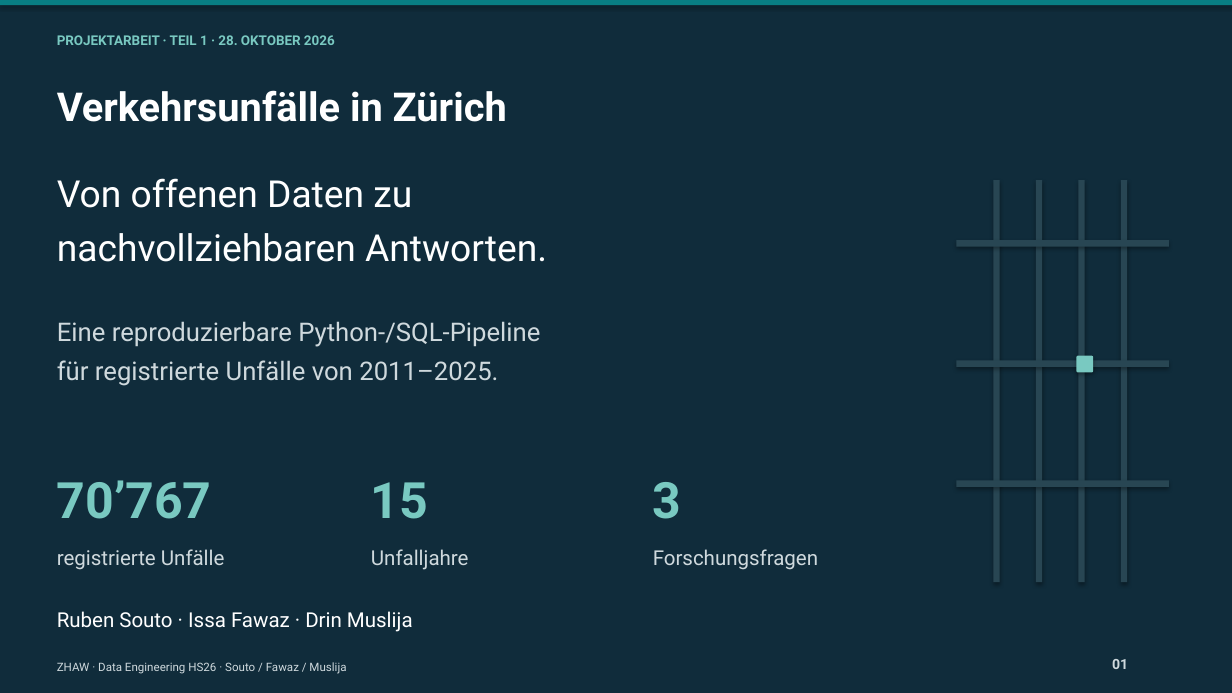
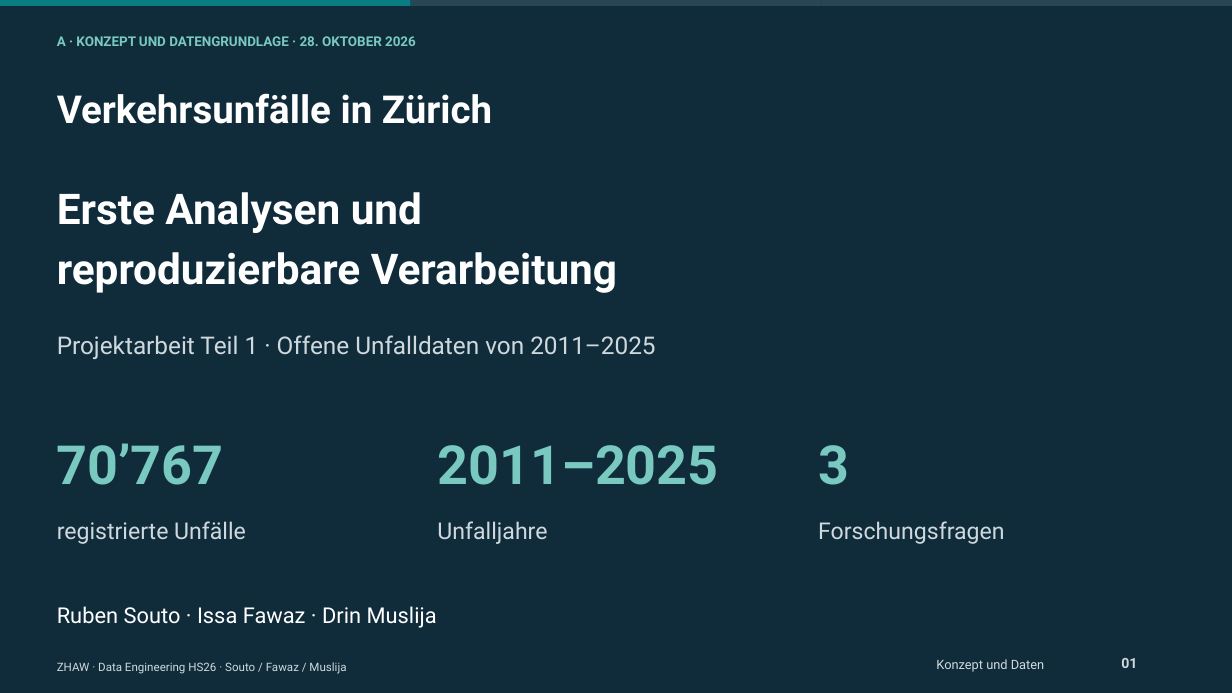
Before and after one commit to soutorub/de_projektarbeit_hs_2026_zhaw, a slide deck: slide 1 of presentations/teil1_verkehrsunfaelle_zuerich.pptx. Drawn at 1232x693 pixels with LibreOffice and Linux fonts; fonts in the diff are those of the drawing. Boxes give left, top, right and bottom in pixels: in the first picture for what was removed or moved away, otherwise in the second. Text is boxed around its words. In the diff, an @@ line names an element or a change of style, - is before the commit and + after.

Commit message:
Teil-1-Unterlagen fachlich überarbeiten und Windows-Prüfung korrigieren

```diff
--- a/presentations/teil1_verkehrsunfaelle_zuerich.pptx
+++ b/presentations/teil1_verkehrsunfaelle_zuerich.pptx
@@ rectangle: place and size @@
-rectangle at bbox=[0, 0, 1232, 6]
+rectangle at bbox=[0, 0, 411, 6]
@@ rectangle at bbox=[0, 0, 411, 6]: shadow off @@
@@ rectangle added at bbox=[411, 0, 823, 6], fill #284653 @@
@@ rectangle added at bbox=[822, 0, 1232, 6], fill #284653 @@
@@ text at bbox=[57, 36, 416, 46]: text changed @@
-PROJEKTARBEIT · TEIL 1 · 28. OKTOBER 2026
+A · KONZEPT UND DATENGRUNDLAGE · 28. OKTOBER 2026
@@ text "Verkehrsunfälle in Zürich" at bbox=[57, 93, 492, 124]: size 31 to 30 pt @@
@@ text removed at bbox=[57, 178, 547, 262] @@
-Von offenen Daten zu
-nachvollziehbaren Antworten.
@@ text added at bbox=[57, 192, 617, 293], 33 pt, text #FFFFFF, bold @@
+Erste Analysen und
+reproduzierbare Verarbeitung
@@ rectangle removed at bbox=[994, 180, 1000, 582] @@
@@ rectangle removed at bbox=[1036, 180, 1043, 582] @@
@@ rectangle removed at bbox=[1079, 180, 1085, 582] @@
@@ rectangle removed at bbox=[1121, 180, 1128, 582] @@
@@ rectangle removed at bbox=[957, 240, 1169, 247] @@
@@ text at bbox=[57, 335, 655, 359]: text changed; size 20 to 19 pt @@
-Eine reproduzierbare Python-/SQL-Pipeline
-für registrierte Unfälle von 2011–2025.
+Projektarbeit Teil 1 · Offene Unfalldaten von 2011–2025
@@ rounded rectangle removed at bbox=[1077, 356, 1093, 372] @@
@@ rectangle removed at bbox=[957, 360, 1169, 367] @@
@@ text "70’767": place and size @@
-text "70’767" at bbox=[57, 480, 212, 519]
+text "70’767" at bbox=[57, 443, 224, 485]
@@ text "70’767" at bbox=[57, 443, 224, 485]: size 39 to 42 pt @@
@@ text added at bbox=[437, 445, 718, 485], 42 pt, text #79C9C1, bold @@
+2011–2025
@@ text "3" at bbox=[818, 445, 849, 485]: size 39 to 42 pt @@
@@ text "3": place and size @@
-text "3" at bbox=[653, 482, 682, 519]
+text "3" at bbox=[818, 445, 849, 485]
@@ text removed at bbox=[371, 482, 428, 519] @@
-15
@@ rectangle removed at bbox=[957, 481, 1169, 487] @@
@@ text "registrierte Unfälle": place and size @@
-text "registrierte Unfälle" at bbox=[57, 549, 225, 570]
+text "registrierte Unfälle" at bbox=[57, 521, 246, 544]
@@ text "Unfalljahre": place and size @@
-text "Unfalljahre" at bbox=[371, 549, 469, 570]
+text "Unfalljahre" at bbox=[437, 521, 547, 544]
@@ size 16 to 18 pt in 3 elements at bbox=[57, 521, 246, 544], bbox=[437, 521, 547, 544], bbox=[818, 521, 1004, 544] @@
@@ text "Forschungsfragen": place and size @@
-text "Forschungsfragen" at bbox=[653, 549, 818, 570]
+text "Forschungsfragen" at bbox=[818, 521, 1004, 544]
@@ text "Ruben Souto · Issa Fawaz ..." at bbox=[57, 606, 437, 628]: size 16 to 17 pt @@
@@ text added at bbox=[936, 659, 1044, 672], 10 pt, text #CFD9DD @@
+Konzept und Daten
@@ text "01": place and size @@
-text "01" at bbox=[1112, 659, 1128, 669]
+text "01" at bbox=[1121, 658, 1137, 668]
```
Also in this commit, not shown: 11 other slides changed, 7 slides added, 6 slides removed, 8 other files.
